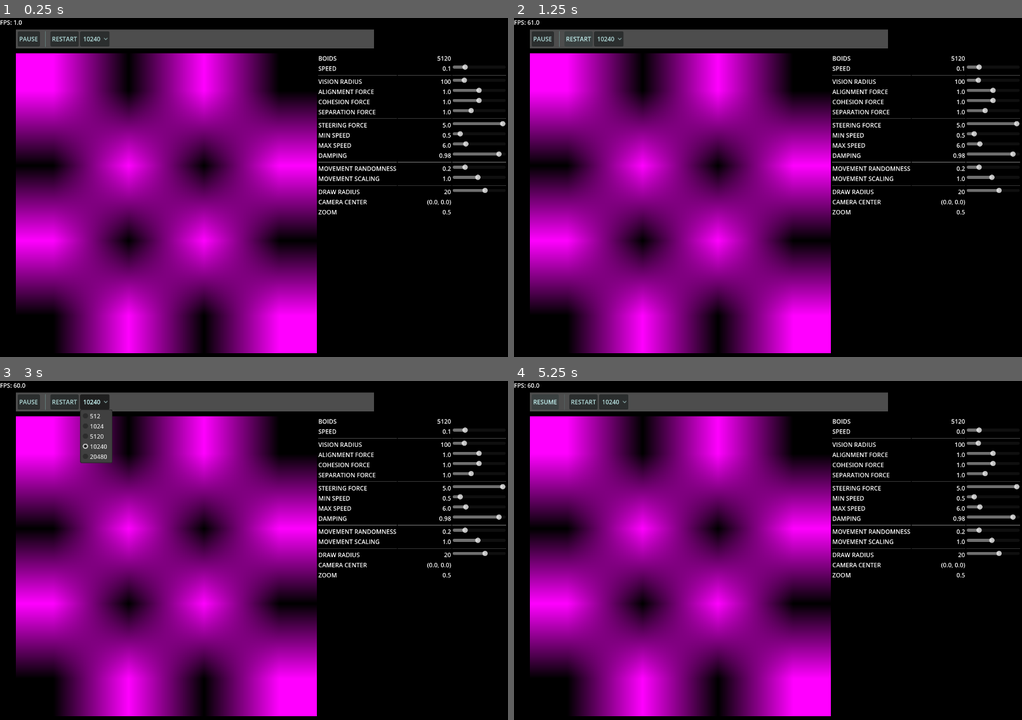
Above: before the commit, frames 1-4 (two rows, left to right).
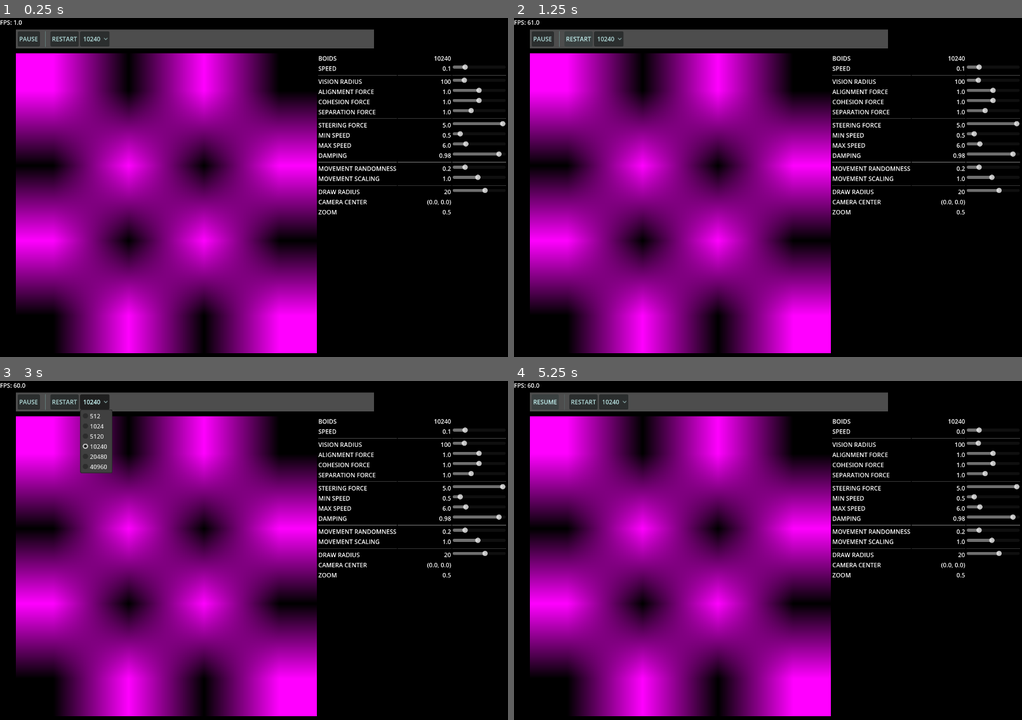
Above: after the commit, the same moments.

Repository: ThePathfindersCodex/Godot-Boids-Compute-Shader
Game: Godot game, scene res://main.tscn
The game is run twice, just before and just after one commit, with the same random seed, the same clock (stepped at 60 frames per second) and the same inputs.
Inputs:
- Up to frame 1 (0.25 s): no input
- Up to frame 2 (1.25 s): click "RESTART" at 0.5 s
- Up to frame 3 (3 s): click "RESTART" at 1.25 s; click "RESTART" at 2 s; click "10240" at 2.75 s
- Up to frame 4 (5.25 s): click "10240" at 3.5 s; click "10240" at 4.25 s; click "PAUSE" at 5 s

The runs differ from the first frame. In frame 1, less than 0.1% of the frame differs, in the area x 85-89%, y 11-13%; in frame 2, less than 0.1%; in frame 3, 0.2%, in the area x 15-89%, y 11-28%; in frame 4, less than 0.1%.
Error before the commit: Cannot call method 'storage_buffer_create' on a null value. (res://compute_boids.gd:110)
Error after the commit: Cannot call method 'texture_create' on a null value. (res://compute_boids.gd:101)

Commit message:
move to texture buffer

Diff:
--- a/compute_boids.gd
+++ b/compute_boids.gd
@@ -1,17 +1,14 @@
 extends TextureRect
 
 # CONFIG
-var shader_local_size := 512
-var empty_img : Image
-@onready var image_size : int = %ComputeBoids.size.x:
-	set(v):
-		empty_img = Image.create(v, v, false, Image.FORMAT_RGBAF)
-		empty_img.fill(Color(0.1, 0.1, 0.1, 1.0))
-		image_size = v
+var compute_texture_size :int= 128
+var shader_local_size_x := 16
+var shader_local_size_y := 16
+@onready var image_size = compute_texture_size
 var zone_size_mult : int = 8
 
 # STARTUP
-var boids_count : int = 1024 * 5
+var boids_count : int = 1024 * 10
 var start_boids_count : int = boids_count
 
 # BOIDS PARAMETERS
@@ -38,25 +35,20 @@
 const MAX_ZOOM := 5.0
 
 # RENDERER SETUP
-#var rd := RenderingServer.create_local_rendering_device()
 var rdmain := RenderingServer.get_rendering_device()
 var textureRD: Texture2DRD
 var shader : RID
 var pipeline : RID
-var uniform_set : RID
-var output_tex : RID
 var fmt := RDTextureFormat.new()
 var view := RDTextureView.new()
-var buffers : Array[RID] = []
-var uniforms : Array[RDUniform] = []
-var output_tex_uniform : RDUniform
+var input_particles : RID
+var output_particles : RID
 
 func _ready():
 	randomize()
-	image_size = %ComputeBoids.size.x
-
-	fmt.width = image_size
-	fmt.height = image_size
+
+	fmt.width = compute_texture_size
+	fmt.height = compute_texture_size
 	fmt.format = RenderingDevice.DATA_FORMAT_R32G32B32A32_SFLOAT
 	fmt.usage_bits = RenderingDevice.TEXTURE_USAGE_CAN_UPDATE_BIT \
 					| RenderingDevice.TEXTURE_USAGE_STORAGE_BIT \
@@ -74,9 +66,10 @@
 	RenderingServer.call_on_render_thread(_free_compute_resources)
 
 func _free_compute_resources():
-	for i in range(buffers.size()):
-		if buffers[i]:
-			rdmain.free_rid(buffers[i])
+	if input_particles:
+		rdmain.free_rid(input_particles)
+	if output_particles:
+		rdmain.free_rid(output_particles)
 	if shader:
 		rdmain.free_rid(shader)
 	# TODO: consider other RIDs
@@ -89,72 +82,52 @@
 	rebuild_buffers(start_data)
 
 func rebuild_buffers(data: Dictionary):
-	buffers.clear()
-	uniforms.clear()
-
-	# Convert Vector2 lists to PackedFloat32Array
-	var pos_pf := PackedFloat32Array()
-	for v in data["pos"]:
-		pos_pf.append(v.x)
-		pos_pf.append(v.y)
-
-	var vel_pf := PackedFloat32Array()
-	for v in data["vel"]:
-		vel_pf.append(v.x)
-		vel_pf.append(v.y)
-
-	var pos_bytes : PackedByteArray = pos_pf.to_byte_array()
-	var vel_bytes : PackedByteArray = vel_pf.to_byte_array()
-
-	# IN BUFFERS
-	buffers.append(rdmain.storage_buffer_create(pos_bytes.size(), pos_bytes))   # 0 in_pos_buffer
-	buffers.append(rdmain.storage_buffer_create(vel_bytes.size(), vel_bytes))   # 1 in_vel_buffer
-
-	# OUT BUFFERS (copy of input)
-	for b in [pos_bytes, vel_bytes]:
-		buffers.append(rdmain.storage_buffer_create(b.size(), b))  # 2 out_pos_buffer, 3 out_vel_buffer
-
-	# Output texture
-	var output_img := Image.create(image_size, image_size, false, Image.FORMAT_RGBAF)
-	#texture = ImageTexture.create_from_image(output_img)
-	output_tex = rdmain.texture_create(fmt, view, [output_img.get_data()])
-	textureRD.texture_rd_rid = output_tex
+	var img_particles := Image.create(
+		compute_texture_size,
+		compute_texture_size,
+		false,
+		Image.FORMAT_RGBAF
+	)
+
+	for i in boids_count:
+		var x :int= i % compute_texture_size
+		var y :int= i / compute_texture_size
+		img_particles.set_pixel(
+			x, y,
+			Color(data["pos"][i].x, data["pos"][i].y, data["vel"][i].x, data["vel"][i].y)
+		)
+
+	var data_particles := img_particles.get_data()
+	input_particles = rdmain.texture_create(fmt, RDTextureView.new(), [data_particles])
+	output_particles = rdmain.texture_create(fmt, RDTextureView.new(), [data_particles])
+
+	# Output texture TODO review this
+	textureRD.texture_rd_rid = output_particles
 	texture = textureRD # attach the output texture to the display node
-
-	# UNIFORMS (storage buffers)
-	for i in range(buffers.size()):
-		var u := RDUniform.new()
-		u.uniform_type = RenderingDevice.UNIFORM_TYPE_STORAGE_BUFFER
-		u.binding = i
-		u.add_id(buffers[i])
-		uniforms.append(u)
-
-	# IMAGE TEXTURE OUTPUT (binding 4)
-	output_tex_uniform = RDUniform.new()
-	output_tex_uniform.uniform_type = RenderingDevice.UNIFORM_TYPE_IMAGE
-	output_tex_uniform.binding = 4
-	output_tex_uniform.add_id(output_tex)
-	uniforms.append(output_tex_uniform)
 
 	# SHADER + PIPELINE
 	var shader_file := load("res://compute_boids.glsl") as RDShaderFile
 	shader = rdmain.shader_create_from_spirv(shader_file.get_spirv())
 	pipeline = rdmain.compute_pipeline_create(shader)
-	uniform_set = rdmain.uniform_set_create(uniforms, shader, 0)
-
-func compute_stage(run_mode:int):
-	# default to 1D dispatch for boids
-	var global_size_x : int = int(float(boids_count) / shader_local_size) + 1
-	var global_size_y : int = 1
+
+func compute_stage(_run_mode:int,input_set,output_set):
+	var global_size_x : int
+	var global_size_y : int
+
+	# Dispatch group size
+	global_size_x = int(ceil(float(compute_texture_size) / float(shader_local_size_x)))
+	global_size_y = int(ceil(float(compute_texture_size) / float(shader_local_size_y)))
 
 	var compute_list := rdmain.compute_list_begin()
 	rdmain.compute_list_bind_compute_pipeline(compute_list, pipeline)
-	rdmain.compute_list_bind_uniform_set(compute_list, uniform_set, 0)
+	rdmain.compute_list_bind_uniform_set(compute_list, input_set, 0)
+	rdmain.compute_list_bind_uniform_set(compute_list, output_set, 1)
 
 	# PUSH CONSTANT PARAMETERS
 	var params := PackedFloat32Array([
 		dt,
 		float(boids_count),
+		compute_texture_size,
 		vision_radius,
 		alignment_force,
 		cohesion_force,
@@ -165,75 +138,68 @@
 		drag,
 		movement_randomness,
 		movement_scaling,
-		float(image_size),
+		float(image_size), # float(compute_texture_size), # TODO verify this
 		float(zone_size_mult),
-		draw_radius,
-		camera_center.x,
-		camera_center.y,
-		zoom,
-		float(run_mode),
 		0.0
 	])
 	var params_bytes := PackedByteArray()
 	params_bytes.append_array(params.to_byte_array())
-
 	rdmain.compute_list_set_push_constant(compute_list, params_bytes, params_bytes.size())
+
+	# finish list and proceed to compute
 	rdmain.compute_list_dispatch(compute_list, global_size_x, global_size_y, 1)
 	rdmain.compute_list_end()
-	#rdmain.submit()
-	#rdmain.sync()
 
 func _process(_delta):
 	RenderingServer.call_on_render_thread(run_simulation)
 
 func run_simulation():
-	# RUN COMPUTE STAGES: 0 = simulate, 1 = clear, 2 = draw
-	#for run_mode in [0, 1, 2]:
-		#compute_stage(run_mode)
-
-	compute_stage(0)
-
-	#compute_stage(1)
-	rdmain.texture_update(output_tex, 0, empty_img.get_data())
-
-	compute_stage(2)
-
-	# --- Swap results back into input buffers ---
-	swap_buffer_bindings()
-
-# FRAME BUFFER SWAP LOGIC
-var swap_flag : int = 0
-func swap_buffer_bindings():
-	if (dt == 0):
-		return
-
-	swap_flag = 1 - swap_flag   # toggle between 0 and 1
-	var pos_in_index = swap_flag * 2       # 0 or 2
-	var vel_in_index = pos_in_index + 1    # 1 or 3
-	var pos_out_index = 2 - pos_in_index   # if 0to2, if 2to0
-	var vel_out_index = pos_out_index + 1  # 3 or 1
-
-	# rebuild uniforms for bindings 0 and 1
-	uniforms[0] = RDUniform.new()
-	uniforms[0].uniform_type = RenderingDevice.UNIFORM_TYPE_STORAGE_BUFFER
-	uniforms[0].binding = 0
-	uniforms[0].add_id(buffers[pos_in_index])
-	uniforms[1] = RDUniform.new()
-	uniforms[1].uniform_type = RenderingDevice.UNIFORM_TYPE_STORAGE_BUFFER
-	uniforms[1].binding = 1
-	uniforms[1].add_id(buffers[vel_in_index])
-	uniforms[2] = RDUniform.new()
-	uniforms[2].uniform_type = RenderingDevice.UNIFORM_TYPE_STORAGE_BUFFER
-	uniforms[2].binding = 2
-	uniforms[2].add_id(buffers[pos_out_index])
-	uniforms[3] = RDUniform.new()
-	uniforms[3].uniform_type = RenderingDevice.UNIFORM_TYPE_STORAGE_BUFFER
-	uniforms[3].binding = 3
-	uniforms[3].add_id(buffers[vel_out_index])
-
-	# rebuild uniform set
-	rdmain.free_rid(uniform_set)
-	uniform_set = rdmain.uniform_set_create(uniforms, shader, 0)
+	# Flip buffers via uniformsets
+	var frame_flip = flip_buffers()
+	var input_set  = frame_flip[0]
+	var output_set = frame_flip[1]
+
+	compute_stage(0,input_set,output_set)
+
+var ping : bool = false
+func flip_buffers():
+	# Flip buffers
+	ping = !ping
+	var read_main  : RID
+	var read_sec   : RID
+	var write_main : RID
+	var write_sec  : RID
+	if ping:
+		read_main  = output_particles
+		write_main = input_particles
+	else:
+		read_main  = input_particles
+		write_main = output_particles
+
+	# use correct output image
+	if textureRD:
+		textureRD.texture_rd_rid = write_main
+
+	# Create uniform sets
+	var input_set  := _create_uniform_set(read_main,  read_sec,  0)
+	var output_set := _create_uniform_set(write_main, write_sec, 1)
+
+	return [input_set,output_set]
+
+func _create_uniform_set(texture_rd: RID, texture_rd2: RID, _uniform_set: int) -> RID:
+	var uniform := RDUniform.new()
+	uniform.uniform_type = RenderingDevice.UNIFORM_TYPE_IMAGE
+	uniform.binding = 0
+	uniform.add_id(texture_rd)
+
+	var uniform2 := RDUniform.new()
+	uniform2.uniform_type = RenderingDevice.UNIFORM_TYPE_IMAGE
+	uniform2.binding = 1
+	uniform2.add_id(texture_rd2)
+
+	var new_set = [uniform, uniform2]
+
+	return rdmain.uniform_set_create(new_set, shader, _uniform_set)
 
 # HANDLE MOUSE INPUTS
 var dragging := false
--- a/main.tscn
+++ b/main.tscn
@@ -63,7 +63,7 @@
 layout_mode = 2
 focus_mode = 0
 selected = 3
-item_count = 5
+item_count = 6
 popup/item_0/text = "512"
 popup/item_0/id = 0
 popup/item_1/text = "1024"
@@ -74,6 +74,8 @@
 popup/item_3/id = 3
 popup/item_4/text = "20480"
 popup/item_4/id = 4
+popup/item_5/text = "40960"
+popup/item_5/id = 5
 
 [node name="SimParameters" type="GridContainer" parent="."]
 offset_left = 846.0
Not shown, changed: compute_boids.glsl
